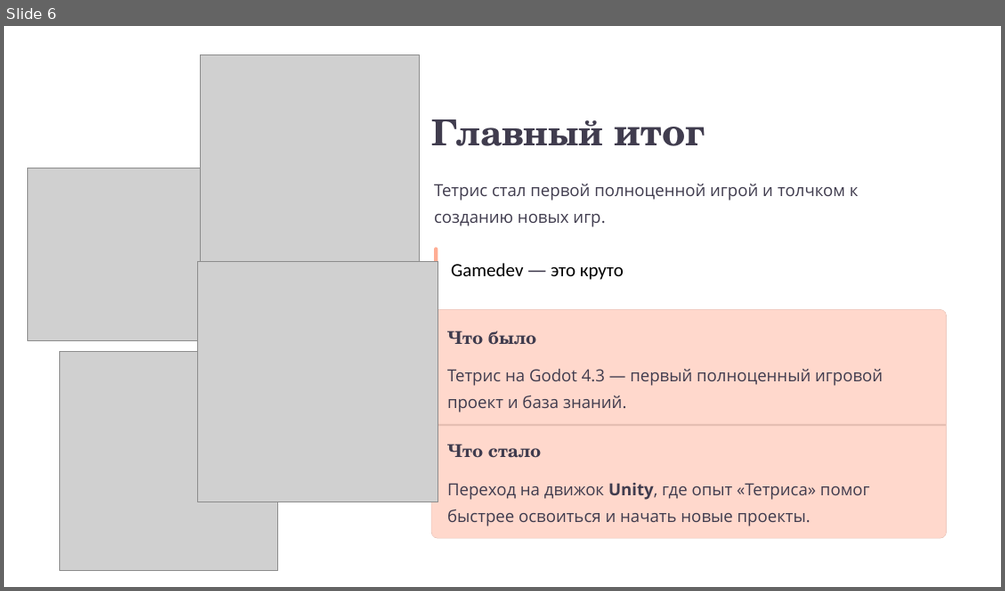
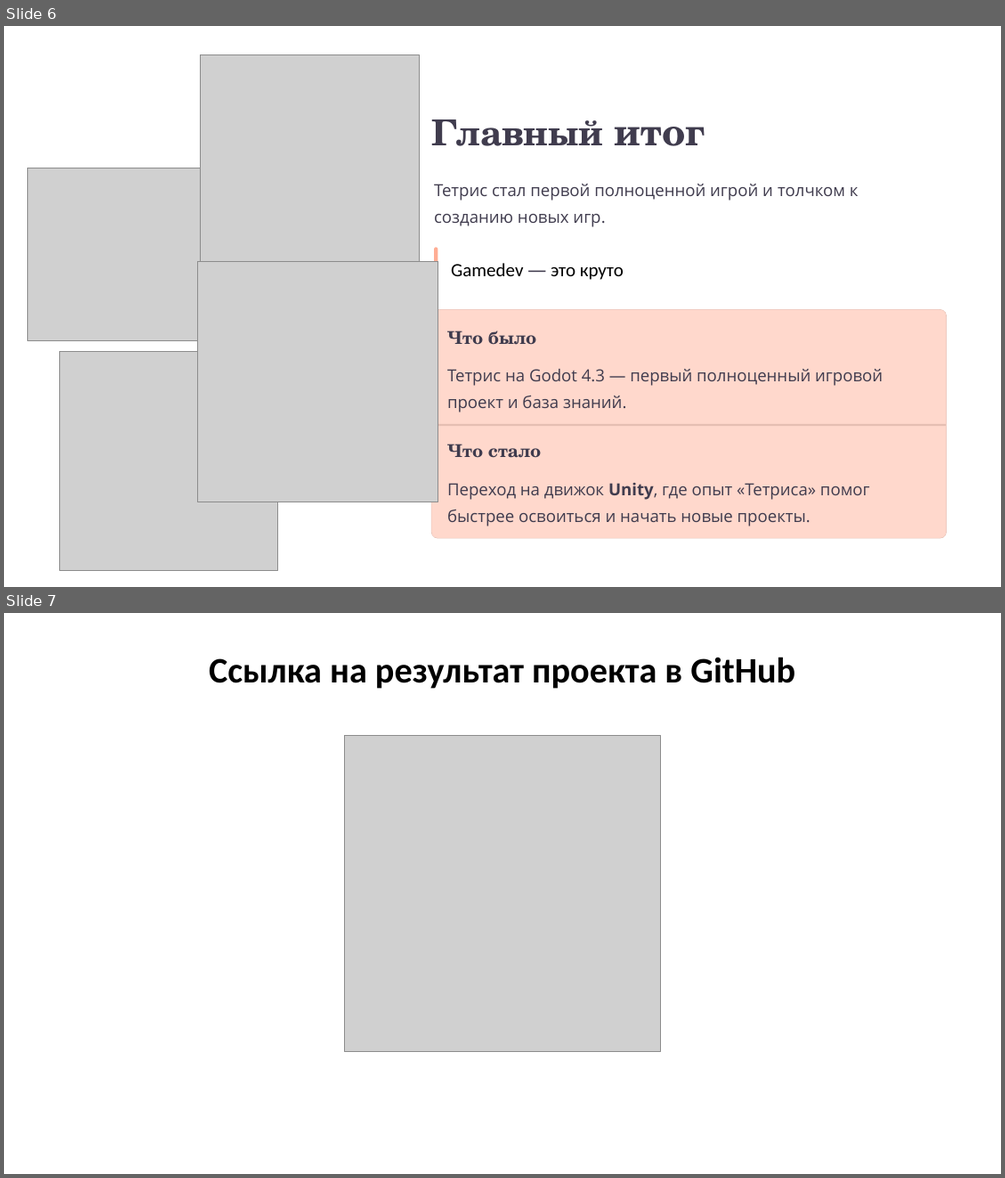
Before and after one commit to Slava-324/ProjectOfTetris, a slide deck: Презентация тетриса.pptx. Shown one above the other, each under a label of ours: slide 6 before the commit, slides 6 and 7 after it. The pictures are 1005x591 and 1005x1178 pixels, drawn with LibreOffice and Linux fonts; fonts in the diff are those of the drawing; grey boxes stand for pictures. Boxes give left, top, right and bottom in pixels: in the first picture for what was removed or moved away, otherwise in the second. Text is boxed around its words. In the diff, an @@ line names an element or a change of style, - is before the commit and + after.

Commit message:
обнова презентации (qr)

```diff
--- a/Презентация тетриса.pptx
+++ b/Презентация тетриса.pptx
@@ slide 7 added at [4, 613, 1001, 1174], background #FFFFFF @@
@@ text added at [209, 657, 795, 689], 34.5 pt, text #000000, bold @@
+Ссылка на результат проекта в GitHub
@@ picture added at [344, 736, 660, 1051] @@
```
